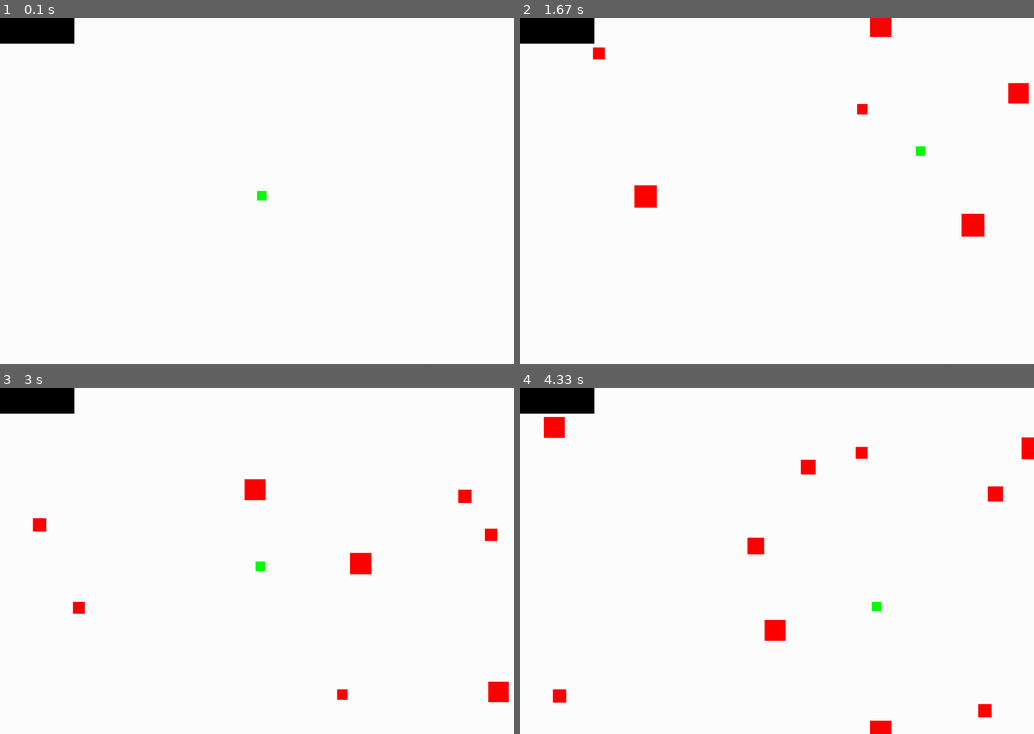
Above: before the commit, frames 1-4 (two rows, left to right).
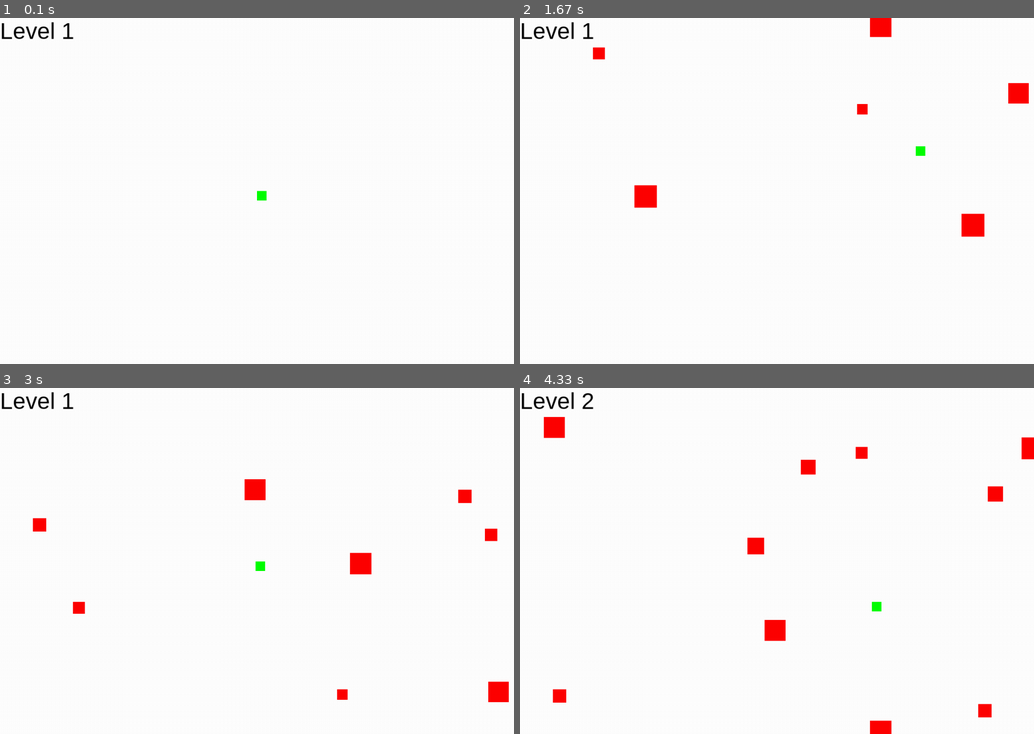
Above: after the commit, the same moments.

Repository: jdgio2/pygame-demo-live
Game: pygame game, started from game.py
Same seed, same stepped clock (60 frames per second), same inputs: the game is played once before the commit and once after it.
Inputs:
- Up to frame 1 (0.1 s): no input
- Up to frame 2 (1.67 s): hold D 0.33-0.8 s; hold W 0.83-1.13 s; hold D 1.17-1.63 s
- Up to frame 3 (3 s): hold A 1.67-2.2 s; hold S 2.23-2.53 s; hold A 2.57-2.97 s
- Up to frame 4 (4.33 s): hold D 3.4-4.03 s; hold S from 4.07 s (still down)

The runs differ from the first frame. In frame 1, 1.0% of the frame differs, in the area x 0-15%, y 0-8%; in frame 2, 1.0%; in frame 3, 1.0%; in frame 4, 1.0%.

Commit message:
Fix the level counter oops

Diff:
--- a/game.py
+++ b/game.py
@@ -44,7 +44,7 @@
     difficulty += 0.004 # we increase the difficulty with each frame
 
     # shows the difficulty that we're on
-    level_surface = level_counter.render(f'Level {math.floor(difficulty)}', True, "black").convert()
+    level_surface = level_counter.render(f'Level {math.floor(difficulty)}', True, "black")
     screen.blit(level_surface, (0,0))
 
     # enemy spawn rate increases with difficulty
